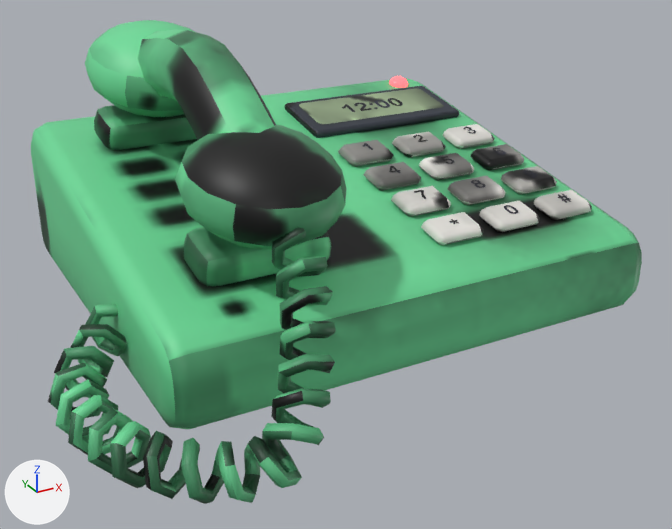
The glTF model client/public/models/desk_phone.glb as it was, and as the next commit left it.
One viewpoint serves both versions: a camera (50 mm lens) standing at (-0.173, -0.327, 0.171) and looking at (-0.014, -0.038, 0.026). Arrows for +X, +Y and +Z are at lower left; the lights stay in place. The older version comes first. Vertices at exactly the same position are counted once.

Names of what the first picture shows: 'desk_phone'.
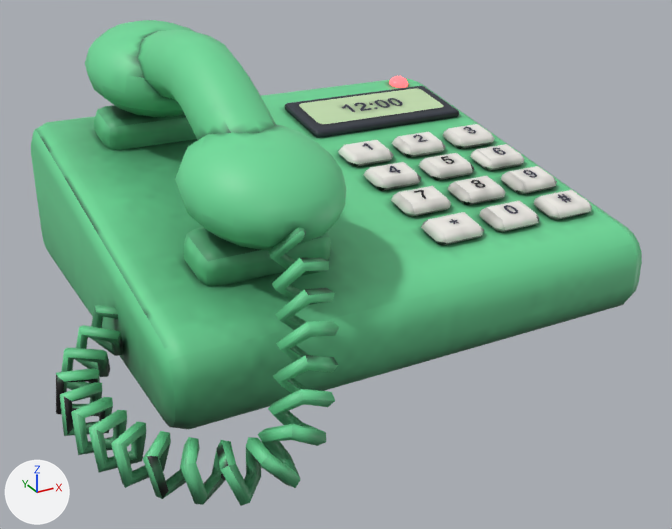
The edits, one by one:
me_desk_phone is used by ob_desk_phone; location (0.0, 0.0, 0.0).
me_desk_phone had 2643 vertices, 4061 faces and spanned x -0.131..0.1, y -0.135..0.09, z 0.0..0.112.
me_desk_phone now has 2058 vertices, 3291 faces and spans x -0.129..0.1, y -0.133..0.09, z 0.0..0.112.
me_desk_phone part 1: 12 vertices moved from x -0.125..-0.052, y -0.127..-0.032, z 0.011..0.064 to x -0.125..-0.052, y -0.128..-0.032, z 0.011..0.064; 482 vertices removed from x -0.131..-0.045, y -0.135..-0.029, z 0.001..0.066; 297 vertices added at x -0.129..-0.045, y -0.133..-0.03, z 0.004..0.066.
me_desk_phone part 2: 10 vertices moved within x 0.024..0.052, y -0.063..0.006, z 0.044..0.058; 231 vertices removed from x 0.021..0.053, y -0.065..0.007, z 0.044..0.058.
me_desk_phone part 3: 6 vertices moved within x 0.078..0.08, y -0.041..0.004, z 0.049..0.057; 169 vertices removed from x 0.076..0.08, y -0.065..0.007, z 0.044..0.058.
me_desk_phone part 4: 2140 kept faces spanning x -0.1..0.1, y -0.09..0.09, z 0.0..0.112 get new texture (UV) coordinates.

Where the change shows, as pixel boxes [x1, y1, x2, y2] in the pictures (672 x 529 px; the box of a moved part takes in the faces that stretch with it):
'desk_phone', reshaped: before [31, 20, 642, 504]; after [31, 20, 642, 506]
part 1 of me_desk_phone, moved or reshaped: before [48, 228, 336, 504]; after [56, 227, 339, 506]
part 2 of me_desk_phone, reshaped: before [363, 135, 518, 224]; after [366, 136, 512, 224]
part 3 of me_desk_phone, reshaped: before [464, 127, 571, 203]; after [499, 150, 537, 176]
part 4 of me_desk_phone, surface changed: [34, 27, 642, 429] in both
